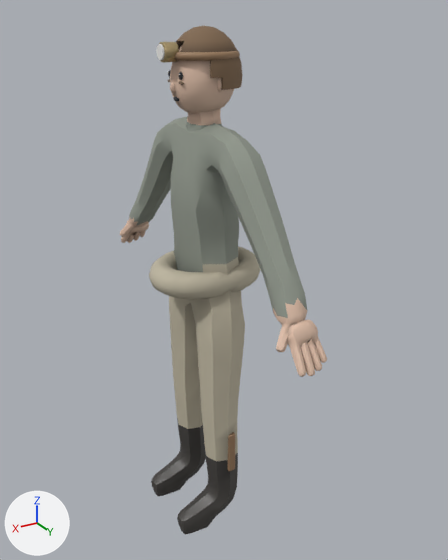
Before and after pictures for a commit that changed the glTF model assets/shared/crew/crew_diver.glb.
One viewpoint serves both versions: a 50 mm camera at (0.96, 1.721, 1.788) aimed at (-0.066, 0.011, 0.933). Lighting does not change. The marker at lower left points along +X, +Y and +Z. The picture after the commit comes second.

The first picture shows 'body', 'dress_roll', 'hair', 'skull' and 6 more.
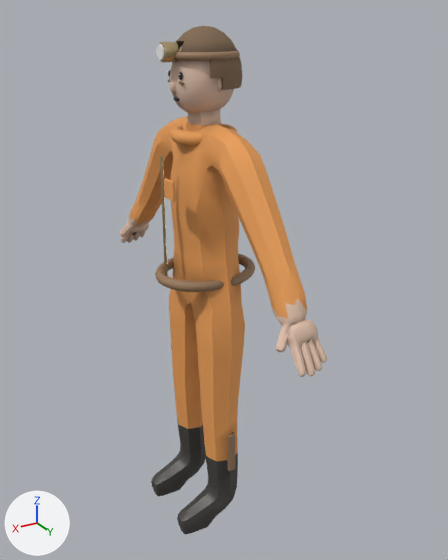
What changed in the scene script:
```text
Change mat_top:
    where n2 = _N.new('ShaderNodeMix'); n2.name = 'Mix'
    n2.inputs[7].default_value: (0.3, 0.33, 0.28, 1.0) -> (0.86, 0.36, 0.1, 1.0)  # 'B', grey #959b90 -> 'B', orange #efa259
Change mat_trousers:
    where n2 = _N.new('ShaderNodeMix'); n2.name = 'Mix'
    n2.inputs[7].default_value: (0.55, 0.5, 0.38, 1.0) -> (0.86, 0.36, 0.1, 1.0)  # 'B', light grey #c4bca6 -> 'B', orange #efa259
Add me_cube_1:
    me_cube_1.from_pydata(...)  # 56 vertices, 108 faces; spans x 0.147..0.153, y -0.006..0.006, z 0.97..1.39
    me_cube_1.materials.append(mat_metal)
Add me_cube_001:
    me_cube_001.from_pydata(...)  # 56 vertices, 108 faces; spans x 0.155..0.165, y 0.04..0.1, z 1.27..1.33
    me_cube_001.materials.append(mat_top)
Add me_torus_1:
    me_torus_1.from_pydata(...)  # 320 vertices, 640 faces; spans x -0.107..0.107, y -0.102..0.102, z 1.419..1.461
    me_torus_1.materials.append(mat_top)
Add me_torus_001_1:
    me_torus_001_1.from_pydata(...)  # 320 vertices, 640 faces; spans x -0.178..0.178, y -0.146..0.146, z 0.963..0.997
    me_torus_001_1.materials.append(mat_leather)
Remove ob_dress_roll:
    ob_dress_roll = bpy.data.objects.new('dress_roll', me_torus)
    ob_dress_roll.location = (0.0, 0.0, 0.0)
Add ob_zip:
    ob_zip = bpy.data.objects.new('zip', me_cube_1)
    ob_zip.location = (0.0, 0.0, 0.0)
Add ob_pocket:
    ob_pocket = bpy.data.objects.new('pocket', me_cube_001)
    ob_pocket.location = (0.0, 0.0, 0.0)
Add ob_collar:
    ob_collar = bpy.data.objects.new('collar', me_torus_1)
    ob_collar.location = (0.0, 0.0, 0.0)
Add ob_belt:
    ob_belt = bpy.data.objects.new('belt', me_torus_001_1)
    ob_belt.location = (0.0, 0.0, 0.0)
```

Where the change shows, as pixel boxes [x1, y1, x2, y2] in the pictures (448 x 560 px):
'body', surface changed (grey to orange): [128, 109, 307, 464] in both
'dress_roll', deleted: before [149, 246, 261, 299]
'belt', added: after [155, 254, 255, 292]
'collar', added (orange): after [170, 124, 237, 146]
'zip', added: after [160, 155, 168, 276]
'pocket', added: after [164, 178, 175, 201]
